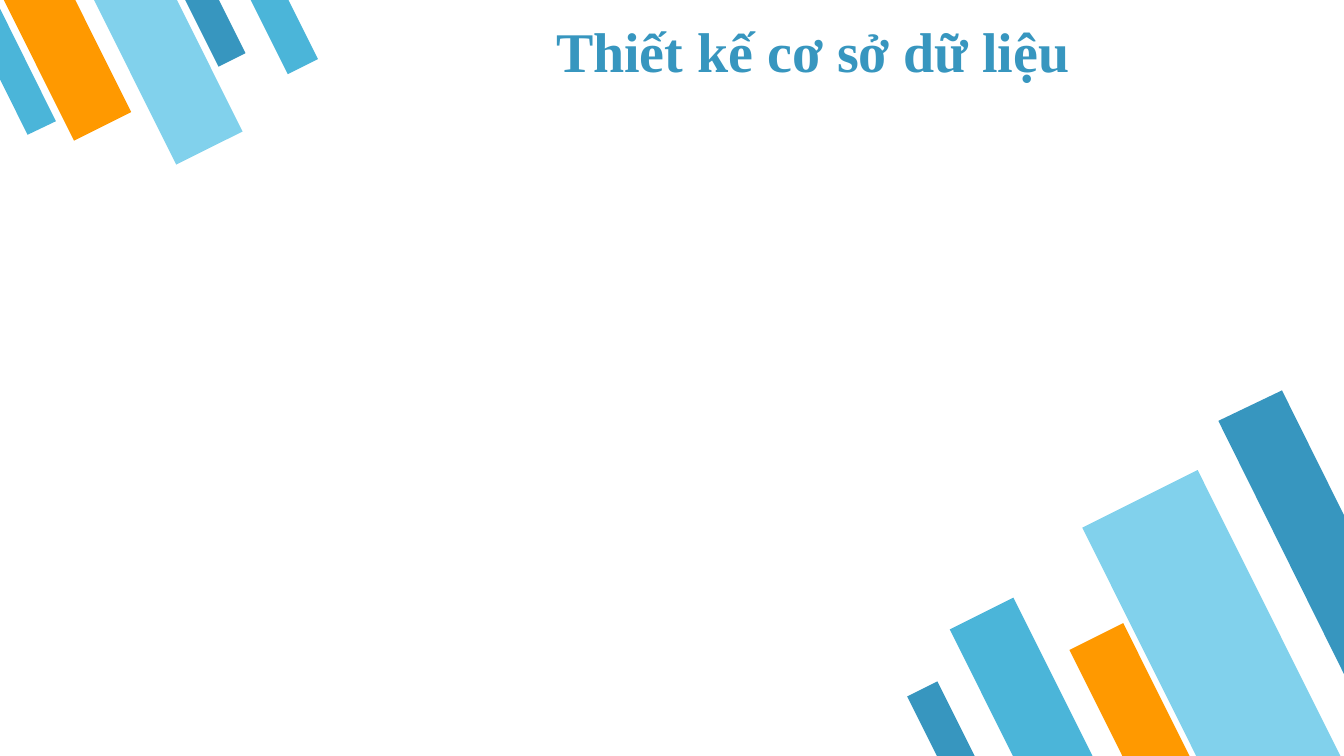
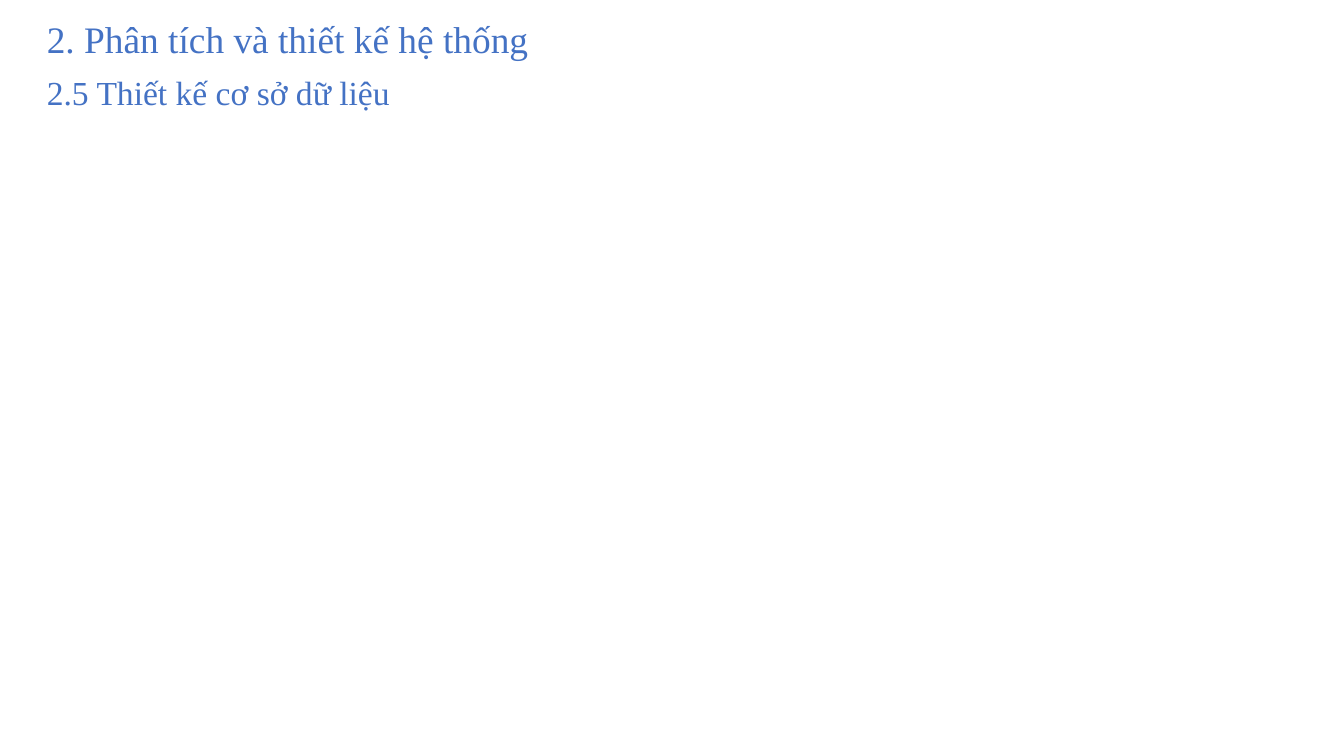
Before and after one commit to PTH-IT/DATN, a slide deck: slide 13 of Baocao/doan.pptx (slide 19 before the commit). Drawn at 1344x756 pixels with LibreOffice and Linux fonts; fonts in the diff are those of the drawing; background and template pictures are left out. Boxes give left, top, right and bottom in pixels: in the first picture for what was removed or moved away, otherwise in the second. Text is boxed around its words. In the diff, an @@ line names an element or a change of style, - is before the commit and + after.

```diff
--- a/Baocao/doan.pptx
+++ b/Baocao/doan.pptx
@@ group removed at (0, 0, 318, 164): 4 flow chart manual inputs, 1 freeform shape @@
@@ text added at (47, 26, 528, 60), 20 pt, text #4472C4 @@
+2. Phân tích và thiết kế hệ thống
@@ text at (47, 80, 389, 111): text changed; size 30 to 18 pt; text colour #3796BF to #4472C4; bold off @@
-Thiết kế cơ sở dữ liệu
+2.5 Thiết kế cơ sở dữ liệu
@@ group removed at (908, 390, 1344, 756): 4 flow chart manual inputs, 1 freeform shape @@
```
Also in this commit, not shown: 8 other slides changed, 8 slides added, 13 slides removed.
